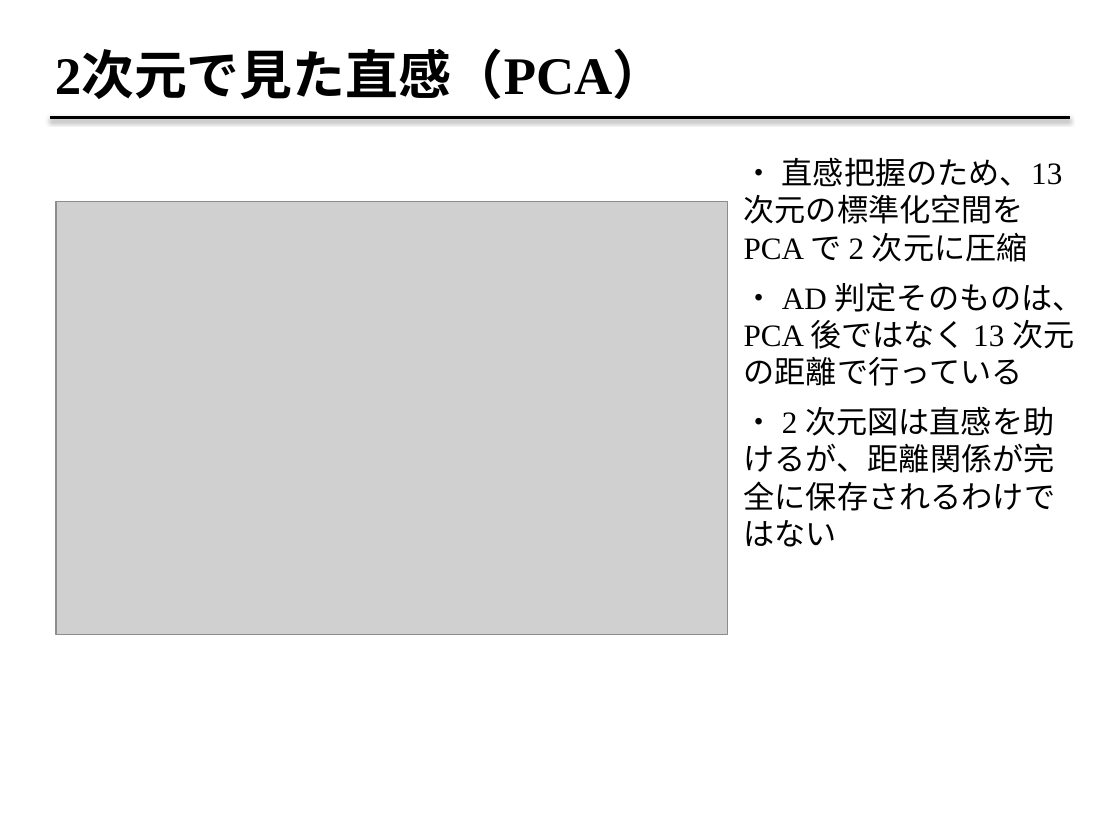
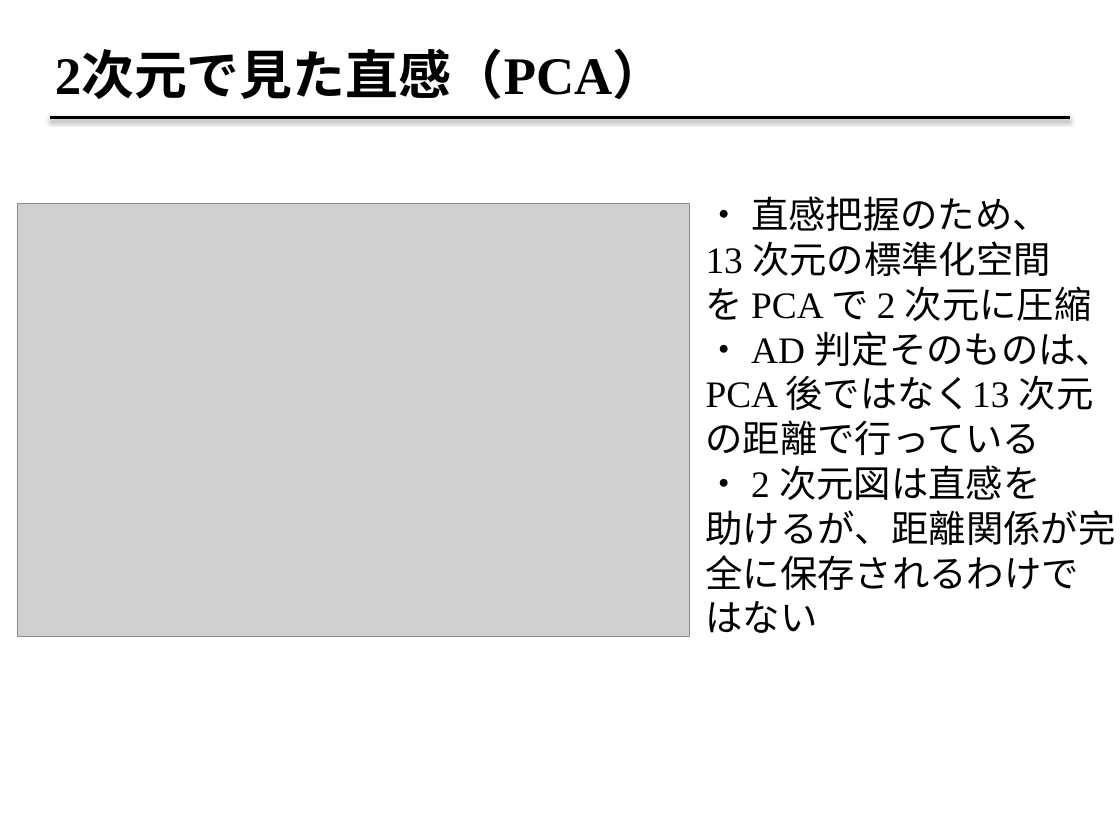
Before and after one commit to fukumoto-riku/python_seminar, a slide deck: slide 26 of 第7回/applicability-domain_2026_07_07.pptx. Drawn at 1120x840 pixels with LibreOffice and Linux fonts; fonts in the diff are those of the drawing; grey boxes stand for pictures. Boxes give left, top, right and bottom in pixels: in the first picture for what was removed or moved away, otherwise in the second. Text is boxed around its words. In the diff, an @@ line names an element or a change of style, - is before the commit and + after.

```diff
--- a/第7回/applicability-domain_2026_07_07.pptx
+++ b/第7回/applicability-domain_2026_07_07.pptx
@@ picture: place and size @@
-picture at [56,202,728,634]
+picture at [17,204,689,636]
@@ text at [706,196,1116,633]: text changed; size 20 to 24 pt @@
-・ 直感把握のため、13 次元の標準化空間を PCA で 2 次元に圧縮
-・ AD 判定そのものは、PCA 後ではなく 13 次元の距離で行っている
-・ 2 次元図は直感を助けるが、距離関係が完全に保存されるわけではない
+・ 直感把握のため、
+13 次元の標準化空間
+を PCA で 2 次元に圧縮
+・ AD 判定そのものは、PCA 後ではなく13 次元の距離で行っている
+・ 2 次元図は直感を
+助けるが、距離関係が完全に保存されるわけではない
```
Also in this commit, not shown: 11 other slides changed, 2 other files.
